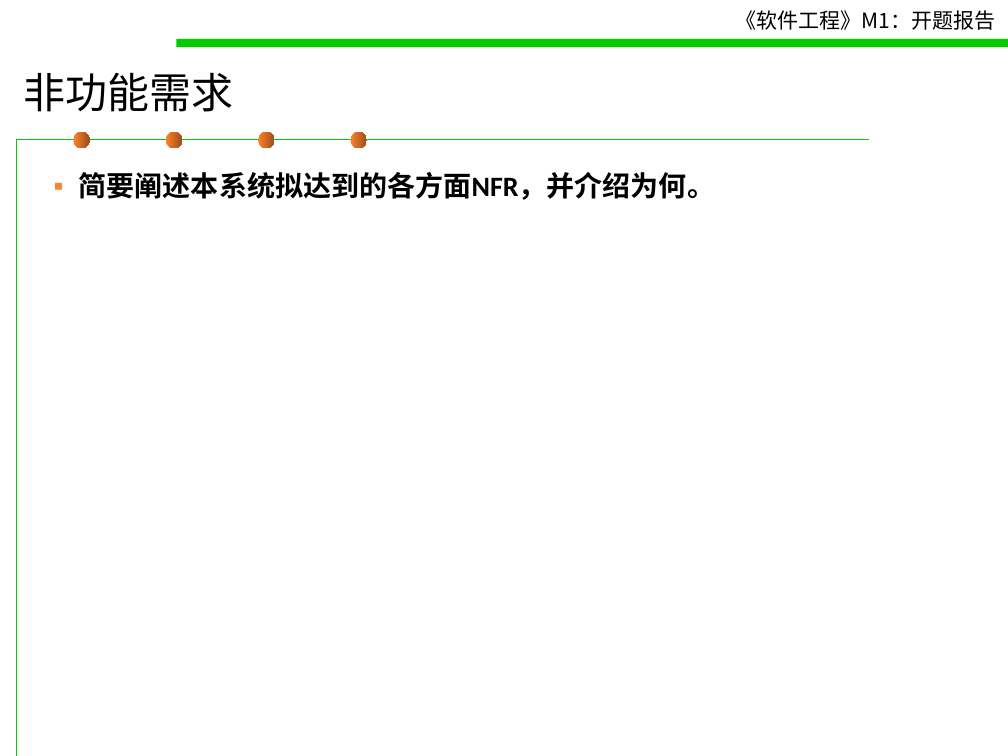
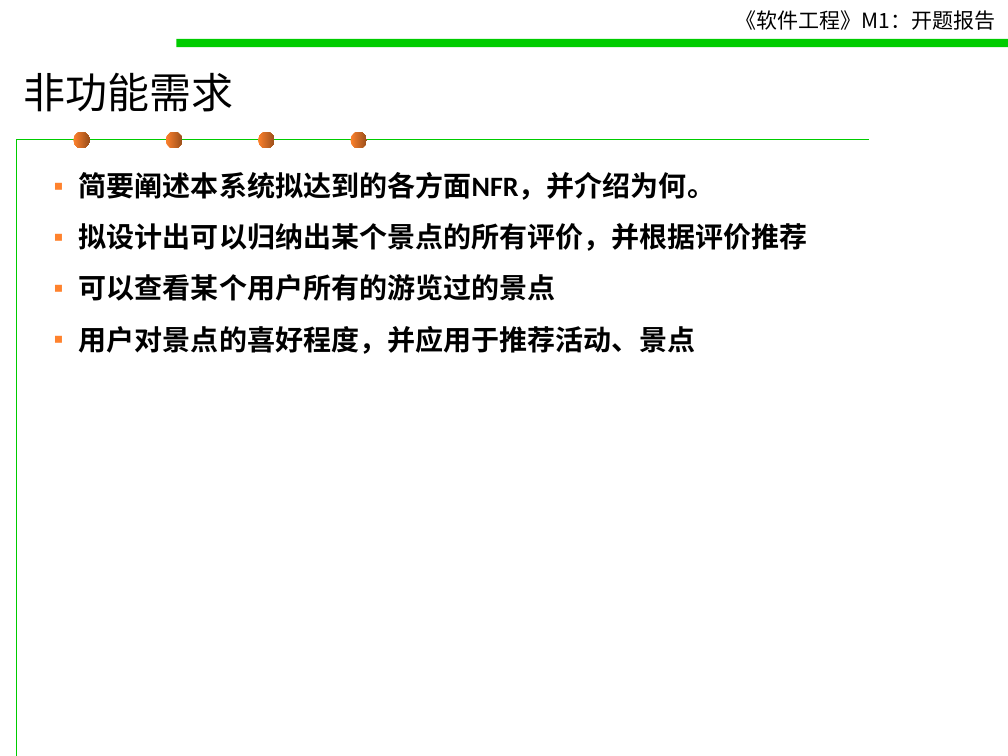
Before and after one commit to October-66/Traveler-Pal, a slide deck: slide 5 of doc/M1 - 开题报告.ppt. Drawn at 1008x756 pixels with LibreOffice and Linux fonts; fonts in the diff are those of the drawing. Boxes give left, top, right and bottom in pixels: in the first picture for what was removed or moved away, otherwise in the second. Text is boxed around its words. In the diff, an @@ line names an element or a change of style, - is before the commit and + after.

```diff
--- a/doc/M1 - 开题报告.ppt
+++ b/doc/M1 - 开题报告.ppt
@@ text at (79, 223, 808, 354): paragraphs added @@
+▪ 拟设计出可以归纳出某个景点的所有评价，并根据评价推荐
+▪ 可以查看某个用户所有的游览过的景点
+▪ 用户对景点的喜好程度，并应用于推荐活动、景点
```
Also in this commit, not shown: 7 other slides changed, 1 slide added, 1 slide removed.
